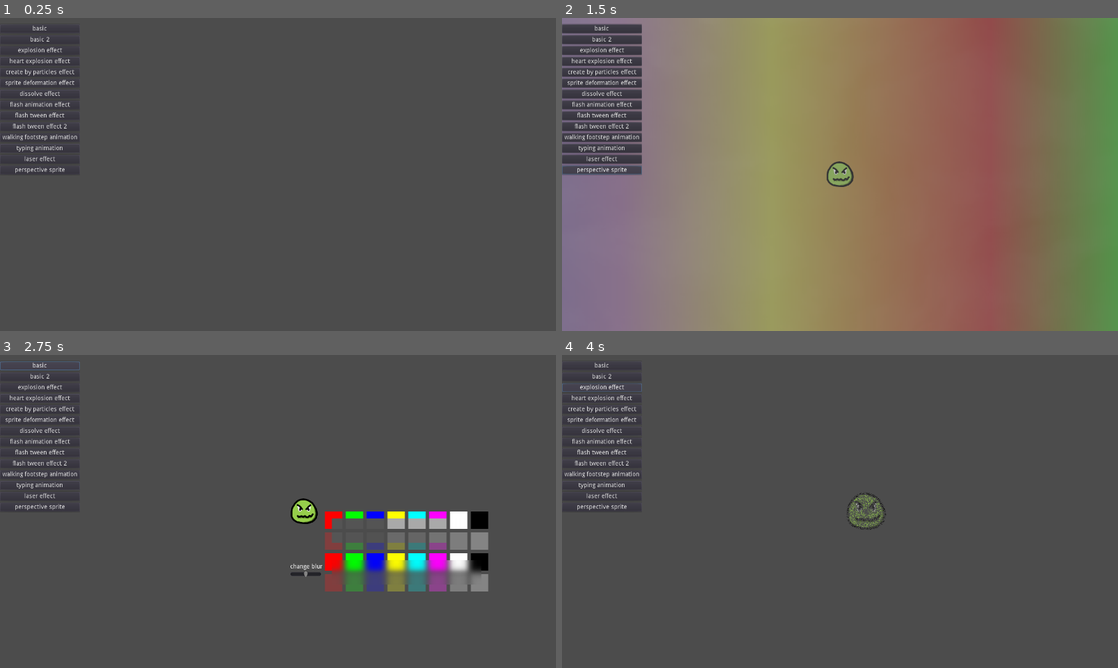
Above: before the commit, frames 1-4 (two rows, left to right).
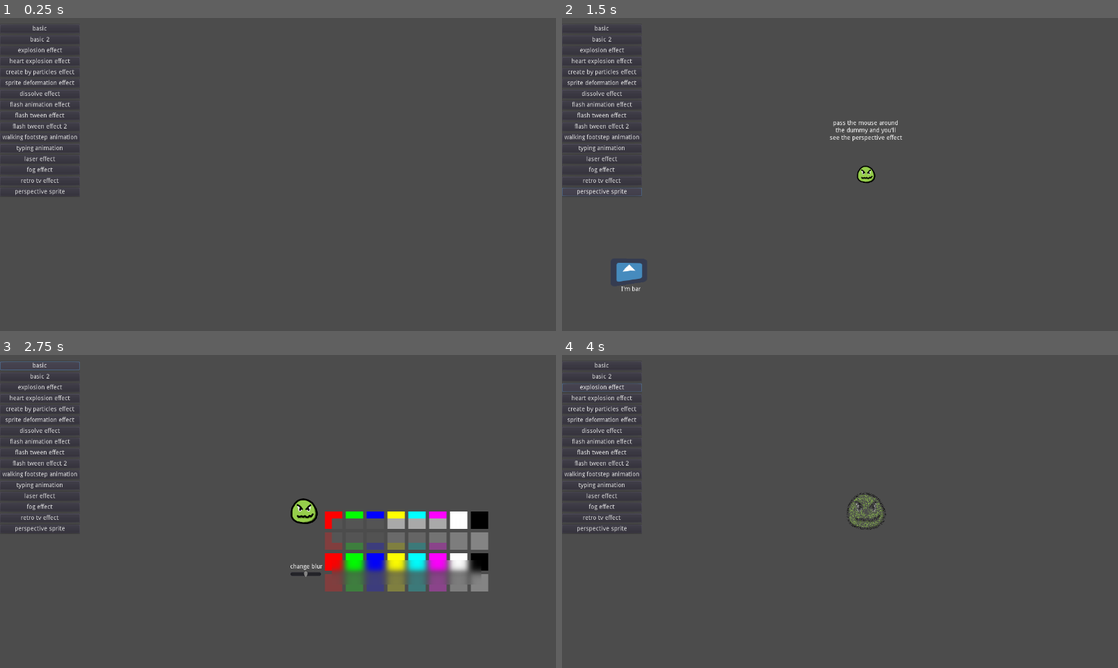
Above: after the commit, the same moments.

Repository: jttuboi/godot_projects_for_studies
Game: Godot game, scene res://World.tscn
Two runs of this game, one before a commit and one after it. Both use one fixed random seed, a clock stepped at 60 frames per second and the inputs below. The engine's default icon, where the game draws it, is replaced by a stand-in: a white triangle on a blue panel in a dark square.
Inputs (mouse positions are in pixels of both pictures, inside the frame that each line leads up to):
- Up to frame 1 (0.25 s): no input
- Up to frame 2 (1.5 s): click (600, 180) at 0.5 s, where only the run after the commit has a clickable "retro tv effect"; click "perspective sprite" at 1.25 s
- Up to frame 3 (2.75 s): click "basic" at 2 s
- Up to frame 4 (4 s): click "basic 2" at 2.75 s; click "explosion effect" at 3.5 s

The runs differ from the first frame. In frame 1, 0.2% of the frame differs, in the area x 0-14%, y 47-57%; in frame 2, 94%, in the area x 0-100%, y 0-100%; in frame 3, 0.2%; in frame 4, 0.2%.

Commit message:
add retro tv effect

Diff:
--- a/playground/World.gd
+++ b/playground/World.gd
@@ -123,6 +123,14 @@
 	_add_container(scene)
 
 
+# CC0 license
+# https://godotshaders.com/shader/retro-tv-shader/
+func _on_RetroTvEffect_pressed():
+	_clear_container()
+	var scene = preload("res://retro_tv_effect/retro_tv_effect.tscn").instance()
+	_add_container(scene)
+
+
 func _add_container(node):
 	node.position = $ContainerCenter.position
 	$Container.add_child(node)
--- a/playground/World.tscn
+++ b/playground/World.tscn
@@ -125,13 +125,22 @@
 margin_bottom = 360.0
 text = "fog effect"
 
+[node name="RetroTvEffect" type="Button" parent="Menu/_/_"]
 margin_top = 365.0
 margin_right = 184.0
 margin_bottom = 385.0
+text = "retro tv effect"
+
+[node name="PerspectiveSprite" type="Button" parent="Menu/_/_"]
+margin_top = 390.0
+margin_right = 184.0
+margin_bottom = 410.0
 text = "perspective sprite"
 
 [node name="_2" type="Control" parent="Menu/_/_"]
+margin_top = 415.0
 margin_right = 184.0
+margin_bottom = 425.0
 rect_min_size = Vector2( 0, 10 )
 
 [node name="Container" type="Node2D" parent="."]
@@ -153,4 +162,5 @@
 [connection signal="pressed" from="Menu/_/_/TypingAnimation" to="." method="_on_TypingAnimation_pressed"]
 [connection signal="pressed" from="Menu/_/_/LaserEffect" to="." method="_on_LaserEffect_pressed"]
 [connection signal="pressed" from="Menu/_/_/FogEffect" to="." method="_on_FogEffect_pressed"]
+[connection signal="pressed" from="Menu/_/_/RetroTvEffect" to="." method="_on_RetroTvEffect_pressed"]
 [connection signal="pressed" from="Menu/_/_/PerspectiveSprite" to="." method="_on_PerspectiveSprite_pressed"]
--- /dev/null
+++ b/playground/retro_tv_effect/retro_tv_effect.gd
@@ -0,0 +1,5 @@
+extends Node2D
+
+
+func _ready():
+	$Tv.offset = position
--- /dev/null
+++ b/playground/retro_tv_effect/retro_tv_effect.shader
@@ -0,0 +1,45 @@
+shader_type canvas_item;
+
+const float PI = 3.14159;
+
+// scale of screen
+uniform float scale_factor: hint_range(0.1, 2.0) = 1.0; // 2.0 is double zoom
+
+// changes the figure ("vulto" em pt-BR) of the image in background
+uniform float color_distortion_effect = 1.0;
+
+// number of lines simulated
+uniform float scanline_count: hint_range(0, 1080) = 50.0;
+
+
+// generate curve effect of old convex tvs
+vec2 _uv_curve(vec2 uv) { // UV came [0,1] values
+	uv = (uv - 0.5) * 2.0; // convert UV to [-1,1] values
+
+	// this gives the curve distortion, like as curve old tv.
+	float curve_x_factor = 8.0; // less value, more curve is added
+	float curve_y_factor = 4.5; // less value, more curve is added
+
+	// it's like cat eye effect. but it's used for simluate the curvature of tv.
+	uv.x *= 1.0 + pow(abs(uv.y) / curve_x_factor, 2.0); // pow() helps to smooth the curvature
+	uv.y *= 1.0 + pow(abs(uv.x) / curve_y_factor, 2.0);
+
+	uv /= scale_factor;
+
+	uv = (uv / 2.0) + 0.5; // go back to [0,1] values
+	return uv;
+}
+
+void fragment() {
+	// this gives the illusion of distortion and zoom the texture background
+	float r = texture(SCREEN_TEXTURE, _uv_curve(SCREEN_UV) + vec2(SCREEN_PIXEL_SIZE.x * 0.0), 0.0).r;
+	float g = texture(SCREEN_TEXTURE, _uv_curve(SCREEN_UV) + vec2(SCREEN_PIXEL_SIZE.x * color_distortion_effect), 0.0).g;
+	float b = texture(SCREEN_TEXTURE, _uv_curve(SCREEN_UV) + vec2(SCREEN_PIXEL_SIZE.x * -color_distortion_effect), 0.0).b;
+
+	// this show the scanlines effect of tv
+	float s = sin(_uv_curve(SCREEN_UV).y * scanline_count * PI * 2.0);
+	s = (s * 0.5 + 0.5) * 0.9 + 0.1;
+	vec4 scanline = vec4(vec3(pow(s, 0.25)), 1.0);
+
+	COLOR = vec4(r, g, b, 1.0) * scanline;
+}
--- /dev/null
+++ b/playground/retro_tv_effect/retro_tv_effect.tscn
@@ -0,0 +1,43 @@
+[gd_scene load_steps=6 format=2]
+
+[ext_resource path="res://shared/dummy.tscn" type="PackedScene" id=1]
+[ext_resource path="res://retro_tv_effect/retro_tv_effect.gd" type="Script" id=2]
+[ext_resource path="res://retro_tv_effect/retro_tv_effect.shader" type="Shader" id=3]
+[ext_resource path="res://shared/godot.png" type="Texture" id=4]
+
+[sub_resource type="ShaderMaterial" id=2]
+shader = ExtResource( 3 )
+shader_param/scale_factor = 1.2
+shader_param/color_distortion_effect = 1.0
+shader_param/scanline_count = 50.0
+
+[node name="RetroTvEffect" type="Node2D"]
+script = ExtResource( 2 )
+
+[node name="godot" type="Sprite" parent="."]
+scale = Vector2( 6, 6 )
+texture = ExtResource( 4 )
+
+[node name="Dummy" parent="." instance=ExtResource( 1 )]
+camera_enabled = true
+
+[node name="Dummy2" parent="." instance=ExtResource( 1 )]
+position = Vector2( -67.7083, -29.3997 )
+
+[node name="Dummy3" parent="." instance=ExtResource( 1 )]
+position = Vector2( 65.9265, -42.7631 )
+
+[node name="Dummy4" parent="." instance=ExtResource( 1 )]
+position = Vector2( -231.348, -30.0465 )
+
+[node name="Tv" type="CanvasLayer" parent="."]
+
+[node name="Screen" type="ColorRect" parent="Tv"]
+material = SubResource( 2 )
+margin_left = -250.0
+margin_top = -250.0
+margin_right = 250.0
+margin_bottom = 250.0
+__meta__ = {
+"_edit_use_anchors_": false
+}
